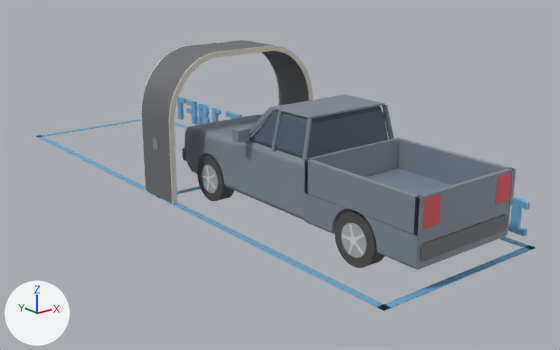
What one commit did to the glTF model public/colibri-truck.glb.
The view is the same before and after, from a camera (50 mm lens) standing at (-8.27, -6.15, 4.61) and looking at (0.52, 4.83, 0.22). Every picture has the same lights, and +X, +Y and +Z are marked at lower left. The first picture is the older version. Where no turn or scale is listed for an object, it has been applied to the vertices.

The first picture shows 'arch_shell', 'arch_trim_front', 'lane_left', 'vehicle_bed_front', 'vehicle_bed_wall_l', 'vehicle_bed_wall_r', 'vehicle_body', 'vehicle_bumper_rear', 'vehicle_glass', 'vehicle_roof', 'vehicle_tailgate', 'vehicle_tire_rear_l' and 20 more.
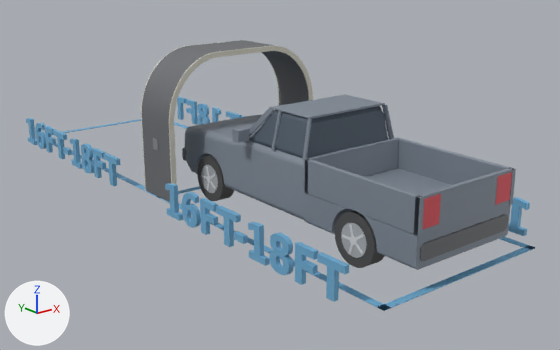
The newer file is also turned or shifted as a whole; pictures and numbers use the older file's frame.

The change, as a list of edits to the scene's bpy script:
```text
Add me_label_far_end_other_side:
    me_label_far_end_other_side.from_pydata(...)  # 350 vertices, 676 faces; spans x -1.99..-1.91, y 0.88..5.29, z 0.0..0.59
    me_label_far_end_other_side.materials.append(mat_material_11)  # blue #76b4db
Add me_label_near_end_other_side:
    me_label_near_end_other_side.from_pydata(...)  # 350 vertices, 676 faces; spans x -1.99..-1.91, y -5.29..-0.88, z 0.0..0.59
    me_label_near_end_other_side.materials.append(mat_material_11)  # blue #76b4db
Add ob_label_far_end_other_side:
    ob_label_far_end_other_side = bpy.data.objects.new('label_far_end_other_side', me_label_far_end_other_side)
    ob_label_far_end_other_side.location = (0.0, 5.67, 0.0)
Add ob_label_near_end_other_side:
    ob_label_near_end_other_side = bpy.data.objects.new('label_near_end_other_side', me_label_near_end_other_side)
    ob_label_near_end_other_side.location = (0.0, 5.67, 0.0)
```

Changed parts and their boxes [x1, y1, x2, y2] in the pictures (560 x 350 px):
'label_near_end_other_side', added (blue)
    after: [165, 183, 349, 302]
'label_far_end_other_side', added (blue)
    after: [26, 118, 121, 186]
